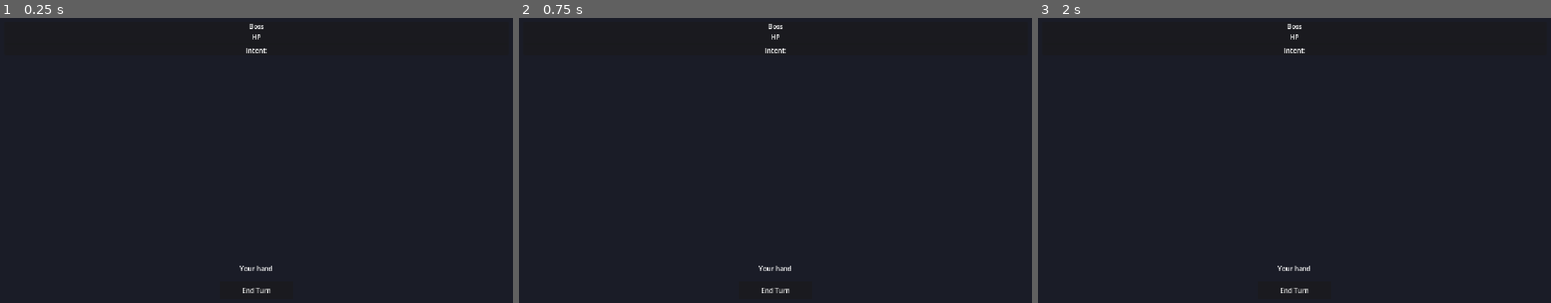
Above: before the commit, frames 1-3 (left to right).
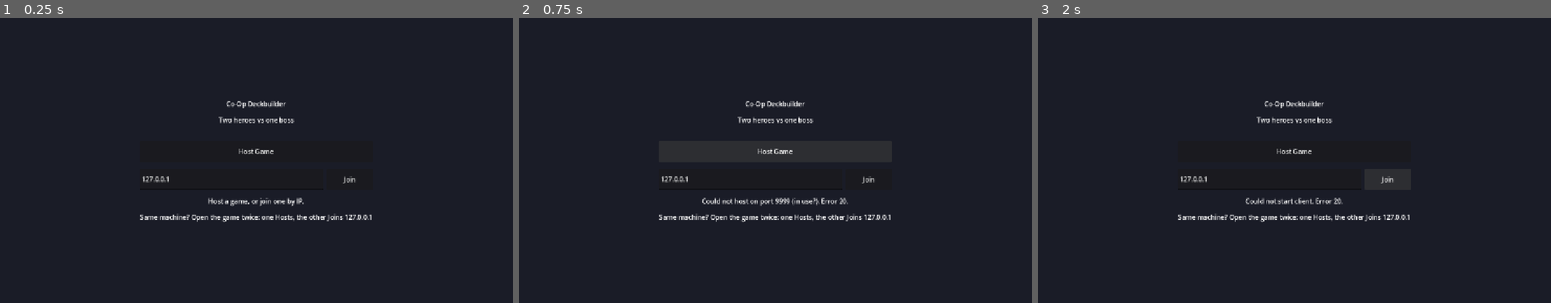
Above: after the commit, the same moments.

Repository: nbensen6/CardGame
Game: Godot game, scene res://views/menu.tscn
Two runs of this game, one before a commit and one after it. Both use one fixed random seed, a clock stepped at 60 frames per second and the inputs below. Before the commit the project starts from res://views/combat_view.tscn.
Inputs (mouse positions are in pixels of both pictures, inside the frame that each line leads up to):
- Up to frame 1 (0.25 s): no input
- Up to frame 2 (0.75 s): click (775, 151) at 0.5 s, where only the run after the commit has a clickable "Host Game"
- Up to frame 3 (2 s): click (1386, 180) at 1.25 s, where only the run after the commit has a clickable "Join"

The runs differ from the first frame. In frame 1, 1.5% of the frame differs, in the area x 27-73%, y 2-97%; in frame 2, 1.6%; in frame 3, 1.5%.
Error before the commit: Invalid access to property or key 'state_updated' on a base object of type 'Nil'. (res://views/combat_view.gd:35)

Commit message:
Build step 3B: real online co-op (ENet transport + lobby)
The payoff of the Transport abstraction: swap in real networking with ZERO
changes to /core, GameHost, GameClient, or the views.

- /net: EnetTransport implements the Transport interface over Godot ENet + RPC
  (via a NetLink node). Listen-server model (§4.4): the host plays too, so its
  local client is delivered in-process while remotes go over the wire. send_to
  is now per-peer, so a private hand is a real per-peer packet, not broadcast.
- /views: menu.tscn lobby — Host Game / Join by IP — wires the transport, host,
  and client into Session, then hands off to the (unchanged) combat view.
- Transport interface: broadcast -> send_to(peer_id, message) for true per-peer
  private delivery. LocalTransport + GameHost updated; 23 unit tests still pass.
- tools/net_smoke.tscn: two-process ENet connectivity test on 127.0.0.1 — both
  host and client reach shared combat (verified: exit 0 / "NET OK").

Fixed: NetLink must be added to the tree deferred (root is busy during _ready),
else its RPCs are unconfigured.

Co-Authored-By: Claude Opus 4.8 <noreply@anthropic.com>

Diff:
--- /dev/null
+++ b/game/net/enet_transport.gd
@@ -0,0 +1,42 @@
+## Networked transport (CLAUDE.md §5, build step 3B) — the drop-in replacement
+## for LocalTransport that the whole architecture was built to allow. Implements
+## the SAME Transport interface over Godot ENet + RPC (via a NetLink node), so
+## /core, GameHost, GameClient, and the views are UNCHANGED from local play.
+##
+## Listen-server model (§4.4, confirmed): one player hosts. That host also plays,
+## so it runs a GameHost AND a local GameClient (peer id 1). Messages to the
+## local client are delivered in-process; messages to remote clients go by RPC.
+class_name EnetTransport
+extends Transport
+
+const SERVER_PEER := 1
+
+var _link: NetLink
+var _is_server: bool
+
+func _init(link: NetLink, is_server: bool) -> void:
+	_link = link
+	_is_server = is_server
+	_link.command_arrived.connect(_on_link_command)
+	_link.message_arrived.connect(_on_link_message)
+
+## Client -> server. On the host, the local client's command skips the wire.
+func send_command(peer_id: int, command: Dictionary) -> void:
+	if _is_server:
+		command_received.emit(peer_id, command)  # host's own local client
+	else:
+		_link.to_server(command)
+
+## Server -> one client. The host's own client (peer 1) is delivered locally;
+## everyone else gets a real per-peer packet.
+func send_to(peer_id: int, message: Dictionary) -> void:
+	if peer_id == SERVER_PEER:
+		message_received.emit(message)  # host's local client
+	else:
+		_link.to_peer(peer_id, message)
+
+func _on_link_command(peer_id: int, command: Dictionary) -> void:
+	command_received.emit(peer_id, command)  # a remote client's command (server side)
+
+func _on_link_message(message: Dictionary) -> void:
+	message_received.emit(message)  # the server's message (remote client side)
--- a/game/net/local_transport.gd
+++ b/game/net/local_transport.gd
@@ -2,15 +2,15 @@
 ## one machine"). Host and client(s) live in the same process; messages are
 ## delivered synchronously by emitting the interface signals. No sockets.
 ##
-## Targeting: broadcast reaches every client on the bus; the host stamps each
-## snapshot with `for_peer`, and clients drop messages not addressed to them —
-## so a player's PRIVATE view (their hand) is only ever rendered by that player.
-## That filtering is what makes real per-peer networking a drop-in swap later.
+## In-process there is one bus, so send_to emits to every client and each keeps
+## only the message stamped with its own `for_peer`. (A networked transport
+## instead sends a real per-peer packet — see EnetTransport.) Either way a
+## player's PRIVATE hand is only ever seen by that player.
 class_name LocalTransport
 extends Transport
 
 func send_command(peer_id: int, command: Dictionary) -> void:
 	command_received.emit(peer_id, command)
 
-func broadcast(message: Dictionary) -> void:
-	message_received.emit(message)
+func send_to(_peer_id: int, message: Dictionary) -> void:
+	message_received.emit(message)  # clients filter on message["for_peer"]
--- /dev/null
+++ b/game/net/net_link.gd
@@ -0,0 +1,30 @@
+## RPC endpoint node for networked play (CLAUDE.md §5, build step 3B). Godot's
+## high-level multiplayer routes RPCs by node path, so this must be a Node in the
+## tree at the SAME path on every peer. The menu (and the net smoke test) add it
+## as "/root/NetLink" on both host and client, then hand it to an EnetTransport.
+##
+## It only marshals dictionaries on/off the wire and re-emits them as signals;
+## all game logic stays above, behind the Transport interface.
+class_name NetLink
+extends Node
+
+## A client's command reached the server (peer_id = the sender).
+signal command_arrived(peer_id: int, command: Dictionary)
+## The server's message reached this client.
+signal message_arrived(message: Dictionary)
+
+## Client -> server.
+func to_server(command: Dictionary) -> void:
+	_recv_command.rpc_id(1, command)
+
+## Server -> one specific client.
+func to_peer(peer_id: int, message: Dictionary) -> void:
+	_recv_message.rpc_id(peer_id, message)
+
+@rpc("any_peer", "call_remote", "reliable")
+func _recv_command(command: Dictionary) -> void:
+	command_arrived.emit(multiplayer.get_remote_sender_id(), command)
+
+@rpc("authority", "call_remote", "reliable")
+func _recv_message(message: Dictionary) -> void:
+	message_arrived.emit(message)
--- a/game/net/transport.gd
+++ b/game/net/transport.gd
@@ -6,10 +6,12 @@
 ##
 ## One bus, two directions:
 ##   client -> server:  send_command(peer_id, command)  =>  command_received
-##   server -> clients:  broadcast(message)             =>  message_received
+##   server -> ONE client:  send_to(peer_id, message)   =>  message_received
 ##
-## Messages are JSON-friendly Dictionaries so any real transport can serialize
-## them unchanged.
+## The host sends each player their own snapshot with send_to, so a private hand
+## is delivered ONLY to its owner (over a real transport, an actual per-peer
+## packet — not broadcast-and-filter). Messages are JSON-friendly Dictionaries
+## so any real transport can serialize them unchanged.
 class_name Transport
 extends RefCounted
 
@@ -22,6 +24,6 @@
 func send_command(_peer_id: int, _command: Dictionary) -> void:
 	push_error("Transport.send_command not implemented")
 
-## Server -> all clients. Override in a real transport to broadcast.
-func broadcast(_message: Dictionary) -> void:
-	push_error("Transport.broadcast not implemented")
+## Server -> one specific client. Override in a real transport.
+func send_to(_peer_id: int, _message: Dictionary) -> void:
+	push_error("Transport.send_to not implemented")
--- a/game/project.godot
+++ b/game/project.godot
@@ -12,7 +12,7 @@
 
 config/name="Co-Op Deckbuilder (prototype)"
 config/description="Cooperative roguelike deckbuilder — two players vs a boss."
-run/main_scene="res://views/combat_view.tscn"
+run/main_scene="res://views/menu.tscn"
 config/features=PackedStringArray("4.7", "GL Compatibility")
 config/icon="res://icon.svg"
 
--- a/game/session/game_host.gd
+++ b/game/session/game_host.gd
@@ -75,7 +75,7 @@
 	if _combat == null:
 		# Lobby: still waiting for players to join.
 		for pid in _peers:
-			_transport.broadcast({
+			_transport.send_to(pid, {
 				"type": "snapshot", "for_peer": pid, "you": _slot(pid),
 				"shared": {"waiting": true, "joined": _peers.size(), "required": _required},
 				"private": {},
@@ -84,7 +84,7 @@
 	var shared := _build_shared()
 	for pid in _peers:
 		var pi := _slot(pid)
-		_transport.broadcast({
+		_transport.send_to(pid, {
 			"type": "snapshot", "for_peer": pid, "you": pi,
 			"shared": shared, "private": _build_private(pi),
 		})
--- /dev/null
+++ b/game/tools/net_smoke.gd
@@ -0,0 +1,98 @@
+## Networked connectivity smoke test (build step 3B). Runs the REAL stack —
+## ENet + NetLink + EnetTransport + GameHost + GameClient — as either a host or a
+## client on 127.0.0.1, proving two processes actually connect and reach combat.
+## Runs as a scene (normal main loop) so Godot auto-polls multiplayer.
+##
+##   godot --headless --path game res://tools/net_smoke.tscn -- host
+##   godot --headless --path game res://tools/net_smoke.tscn -- client
+## The client prints "NET OK" and exits 0 once it sees the shared combat board.
+extends Node
+
+var _link: NetLink
+var _transport: EnetTransport
+var _host: GameHost
+var _client: GameClient
+var _role := "host"
+var _elapsed := 0.0
+var _host_saw_combat := false
+
+
+func _ready() -> void:
+	var args := OS.get_cmdline_user_args()
+	if args.size() > 0:
+		_role = String(args[0])
+	_link = NetLink.new()
+	_link.name = "NetLink"
+	# Defer: during _ready the root is still "busy setting up children", so a
+	# direct add_child would fail and the node would never enter the tree (its
+	# RPCs would then be unconfigured). Wait a couple of frames until it's in.
+	get_tree().root.add_child.call_deferred(_link)
+	await get_tree().process_frame
+	await get_tree().process_frame
+	if _role == "client":
+		_start_client()
+	else:
+		_start_host()
+
+
+func _start_host() -> void:
+	var peer := ENetMultiplayerPeer.new()
+	var err := peer.create_server(9999, 1)
+	if err != OK:
+		_fail("create_server error %d" % err)
+		return
+	multiplayer.multiplayer_peer = peer
+	_transport = EnetTransport.new(_link, true)
+	_host = GameHost.new(_transport, 777, 2)
+	_client = GameClient.new(_transport, multiplayer.get_unique_id())
+	_client.join()
+	print("[net-smoke] HOST ready on :9999 — waiting for client")
+
+
+func _start_client() -> void:
+	var peer := ENetMultiplayerPeer.new()
+	var err := peer.create_client("127.0.0.1", 9999)
+	if err != OK:
+		_fail("create_client error %d" % err)
+		return
+	multiplayer.multiplayer_peer = peer
+	multiplayer.connected_to_server.connect(_on_connected)
+	multiplayer.connection_failed.connect(func() -> void: _fail("connection_failed"))
+	print("[net-smoke] CLIENT connecting to 127.0.0.1:9999")
+
+
+func _on_connected() -> void:
+	_transport = EnetTransport.new(_link, false)
+	_client = GameClient.new(_transport, multiplayer.get_unique_id())
+	_client.join()
+	print("[net-smoke] CLIENT connected as peer %d — joining" % multiplayer.get_unique_id())
+
+
+func _process(delta: float) -> void:
+	_elapsed += delta
+	var in_combat: bool = _client != null and not _client.shared.is_empty() \
+		and not bool(_client.shared.get("waiting", true))
+
+	if _role == "client":
+		if in_combat:
+			var players: Array = _client.shared.get("players", [])
+			print("[net-smoke] CLIENT NET OK — you=%d players=%d boss=%s" % [
+				_client.you, players.size(), _client.shared["boss"]["name"]])
+			get_tree().quit(0)
+		elif _elapsed > 12.0:
+			_fail("client timed out before combat")
+	else:
+		if in_combat and not _host_saw_combat:
+			_host_saw_combat = true
+			print("[net-smoke] HOST NET OK — combat started with 2 players")
+		if _elapsed > 12.0:
+			if _host_saw_combat:
+				get_tree().quit(0)
+			else:
+				_fail("host timed out; no client joined")
+
+
+func _fail(msg: String) -> void:
+	push_error("[net-smoke] " + msg)
+	print("[net-smoke] FAIL: " + msg)
+	get_tree().quit(1)
--- /dev/null
+++ b/game/tools/net_smoke.tscn
@@ -0,0 +1,6 @@
+[gd_scene load_steps=2 format=3]
+
+[ext_resource type="Script" path="res://tools/net_smoke.gd" id="1_smoke"]
+
+[node name="NetSmoke" type="Node"]
+script = ExtResource("1_smoke")
--- /dev/null
+++ b/game/views/menu.gd
@@ -0,0 +1,82 @@
+## Main menu / lobby (CLAUDE.md §7 build step 3B). Picks a networked transport —
+## host a game or join one by IP — wires up Session, then hands off to the combat
+## view. The view itself is transport-agnostic; only this screen knows about ENet.
+##
+## One machine, two players (how to test locally): launch the game twice — one
+## window clicks Host, the other clicks Join with IP 127.0.0.1.
+extends Control
+
+const PORT := 9999
+
+@onready var _ip: LineEdit = %IpEdit
+@onready var _status: Label = %Status
+@onready var _host_btn: Button = %HostBtn
+@onready var _join_btn: Button = %JoinBtn
+
+
+func _ready() -> void:
+	Session.reset()
+	_host_btn.pressed.connect(_on_host)
+	_join_btn.pressed.connect(_on_join)
+
+
+func _on_host() -> void:
+	var peer := ENetMultiplayerPeer.new()
+	var err := peer.create_server(PORT, 1)  # 1 remote client + the host = 2 players
+	if err != OK:
+		_status.text = "Could not host on port %d (in use?). Error %d." % [PORT, err]
+		return
+	multiplayer.multiplayer_peer = peer
+	var link := _make_link()
+	var transport := EnetTransport.new(link, true)
+	Session.transport = transport
+	Session.host = GameHost.new(transport, 0, 2)
+	Session.client = GameClient.new(transport, multiplayer.get_unique_id())  # = 1
+	Session.client.join()  # host joins as Player 1; combat starts when Player 2 arrives
+	_goto_combat()
+
+
+func _on_join() -> void:
+	var ip := _ip.text.strip_edges()
+	if ip.is_empty():
+		ip = "127.0.0.1"
+	var peer := ENetMultiplayerPeer.new()
+	var err := peer.create_client(ip, PORT)
+	if err != OK:
+		_status.text = "Could not start client. Error %d." % err
+		return
+	multiplayer.multiplayer_peer = peer
+	var link := _make_link()
+	_set_busy("Connecting to %s:%d…" % [ip, PORT])
+	multiplayer.connected_to_server.connect(func() -> void:
+		var transport := EnetTransport.new(link, false)
+		Session.transport = transport
+		Session.host = null
+		Session.client = GameClient.new(transport, multiplayer.get_unique_id())
+		Session.client.join()
+		_goto_combat()
+	, CONNECT_ONE_SHOT)
+	multiplayer.connection_failed.connect(func() -> void:
+		link.queue_free()
+		multiplayer.multiplayer_peer = null
+		_set_busy("", false)
+		_status.text = "Connection to %s failed." % ip
+	, CONNECT_ONE_SHOT)
+
+
+func _make_link() -> NetLink:
+	# Same node path on every peer so RPCs route: /root/NetLink.
+	var link := NetLink.new()
+	link.name = "NetLink"
+	get_tree().root.add_child(link)
+	return link
+
+
+func _goto_combat() -> void:
+	get_tree().change_scene_to_file("res://views/combat_view.tscn")
+
+
+func _set_busy(msg: String, busy: bool = true) -> void:
+	_status.text = msg
+	_host_btn.disabled = busy
+	_join_btn.disabled = busy
--- /dev/null
+++ b/game/views/menu.tscn
@@ -0,0 +1,82 @@
+[gd_scene load_steps=2 format=3]
+
+[ext_resource type="Script" path="res://views/menu.gd" id="1_menu"]
+
+[node name="Menu" type="Control"]
+layout_mode = 3
+anchors_preset = 15
+anchor_right = 1.0
+anchor_bottom = 1.0
+grow_horizontal = 2
+grow_vertical = 2
+script = ExtResource("1_menu")
+
+[node name="BG" type="ColorRect" parent="."]
+layout_mode = 1
+anchors_preset = 15
+anchor_right = 1.0
+anchor_bottom = 1.0
+grow_horizontal = 2
+grow_vertical = 2
+color = Color(0.101961, 0.109804, 0.152941, 1)
+
+[node name="Center" type="CenterContainer" parent="."]
+layout_mode = 1
+anchors_preset = 15
+anchor_right = 1.0
+anchor_bottom = 1.0
+grow_horizontal = 2
+grow_vertical = 2
+
+[node name="Box" type="VBoxContainer" parent="Center"]
+layout_mode = 2
+theme_override_constants/separation = 16
+
+[node name="Title" type="Label" parent="Center/Box"]
+layout_mode = 2
+text = "Co-Op Deckbuilder"
+horizontal_alignment = 1
+
+[node name="Subtitle" type="Label" parent="Center/Box"]
+layout_mode = 2
+text = "Two heroes vs one boss"
+horizontal_alignment = 1
+
+[node name="Gap" type="Control" parent="Center/Box"]
+custom_minimum_size = Vector2(0, 8)
+layout_mode = 2
+
+[node name="HostBtn" type="Button" parent="Center/Box"]
+unique_name_in_owner = true
+custom_minimum_size = Vector2(320, 52)
+layout_mode = 2
+text = "Host Game"
+
+[node name="JoinRow" type="HBoxContainer" parent="Center/Box"]
+layout_mode = 2
+theme_override_constants/separation = 8
+
+[node name="IpEdit" type="LineEdit" parent="Center/Box/JoinRow"]
+unique_name_in_owner = true
+custom_minimum_size = Vector2(200, 52)
+layout_mode = 2
+size_flags_horizontal = 3
+text = "127.0.0.1"
+placeholder_text = "Host IP"
+
+[node name="JoinBtn" type="Button" parent="Center/Box/JoinRow"]
+unique_name_in_owner = true
+custom_minimum_size = Vector2(112, 52)
+layout_mode = 2
+text = "Join"
+
+[node name="Status" type="Label" parent="Center/Box"]
+unique_name_in_owner = true
+layout_mode = 2
+text = "Host a game, or join one by IP."
+horizontal_alignment = 1
+
+[node name="Hint" type="Label" parent="Center/Box"]
+layout_mode = 2
+text = "Same machine? Open the game twice: one Hosts, the other Joins 127.0.0.1"
+horizontal_alignment = 1
Not shown, added: game/net/enet_transport.gd.uid
Not shown, added: game/net/net_link.gd.uid
Not shown, added: game/tools/net_smoke.gd.uid
Not shown, added: game/views/menu.gd.uid
Not shown, changed: README.md
